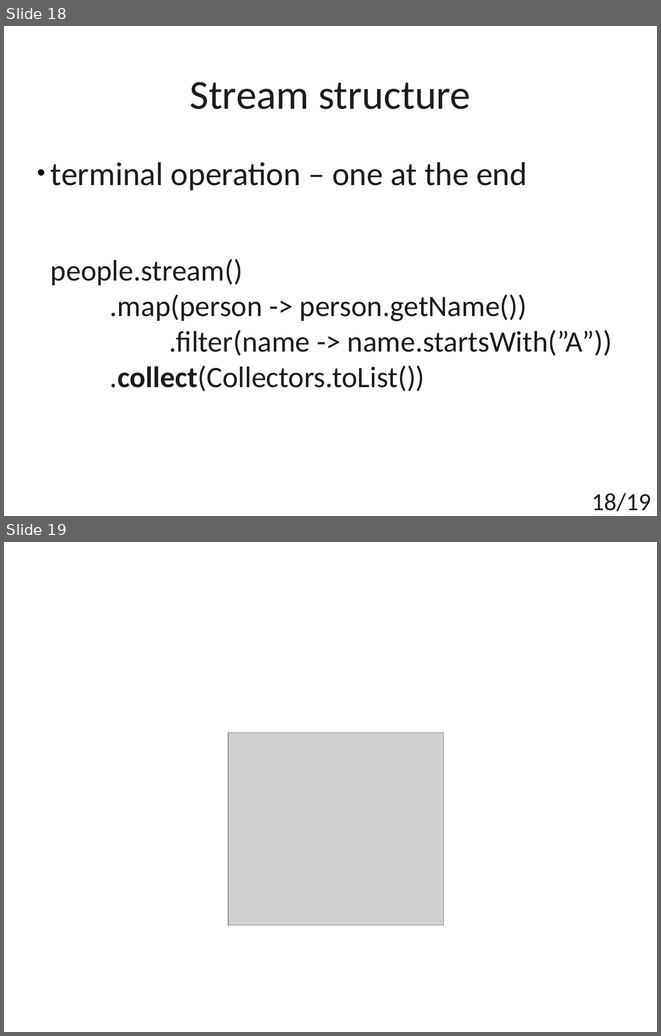
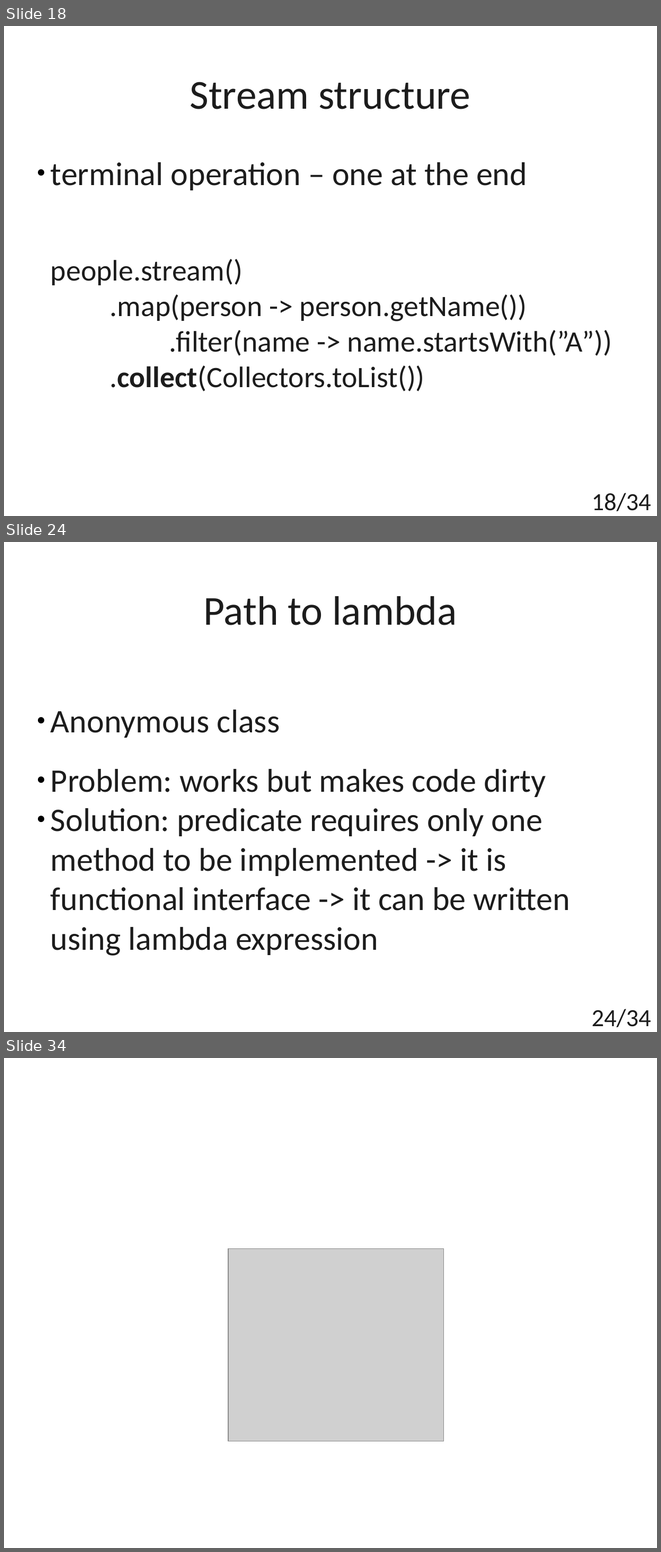
Before and after one commit to t4upl/java-streams-workshop, a slide deck: src/main/resources/editables/presentation.odp. Shown one above the other, each under a label of ours: slides 18 and 19 before the commit, slides 18, 24 and 34 after it; the slides between them are not shown. The pictures are 661x1036 and 661x1552 pixels, drawn with LibreOffice and Linux fonts; fonts in the diff are those of the drawing; grey boxes stand for pictures. Boxes give left, top, right and bottom in pixels: in the first picture for what was removed or moved away, otherwise in the second. Text is boxed around its words. In the diff, an @@ line names an element or a change of style, - is before the commit and + after.

Commit message:
Presentation | Finished section about method reference

```diff
--- a/src/main/resources/editables/presentation.odp
+++ b/src/main/resources/editables/presentation.odp
@@ slide 24 added at (4,542,657,1032), background #FFFFFF @@
@@ title added at (203,596,457,625), 50 pt, text #1C1C1C @@
+Path to lambda
@@ subtitle added at (51,709,570,955), 40 pt, text #1C1C1C @@
+● Anonymous class
+● Problem: works but makes code dirty
+● Solution: predicate requires only one method to be implemented -> it is functional interface -> it can be written using lambda expression
@@ page number added at (592,1008,651,1027), 30 pt, text #1C1C1C @@
+24/34
@@ page number at (592,492,651,511): text changed @@
-18/19
+18/34
@@ what was slide 19 is now slide 34 @@
```
Also in this commit, not shown: 1 slide changed, 14 other slides added, 3 other files.
